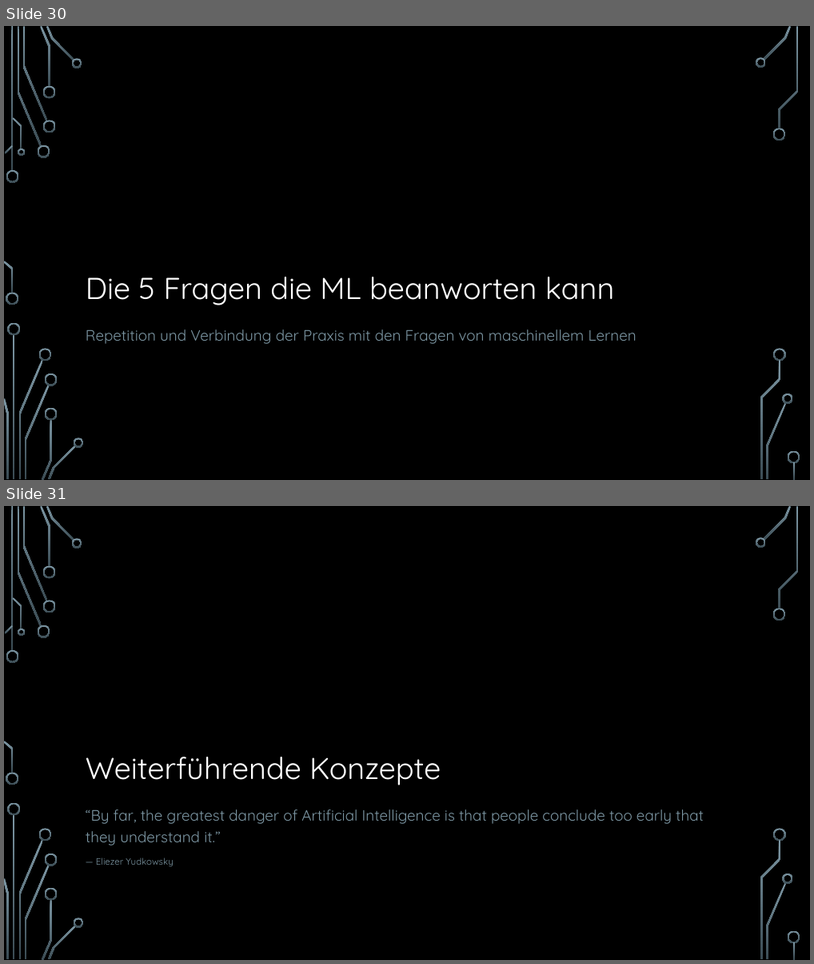
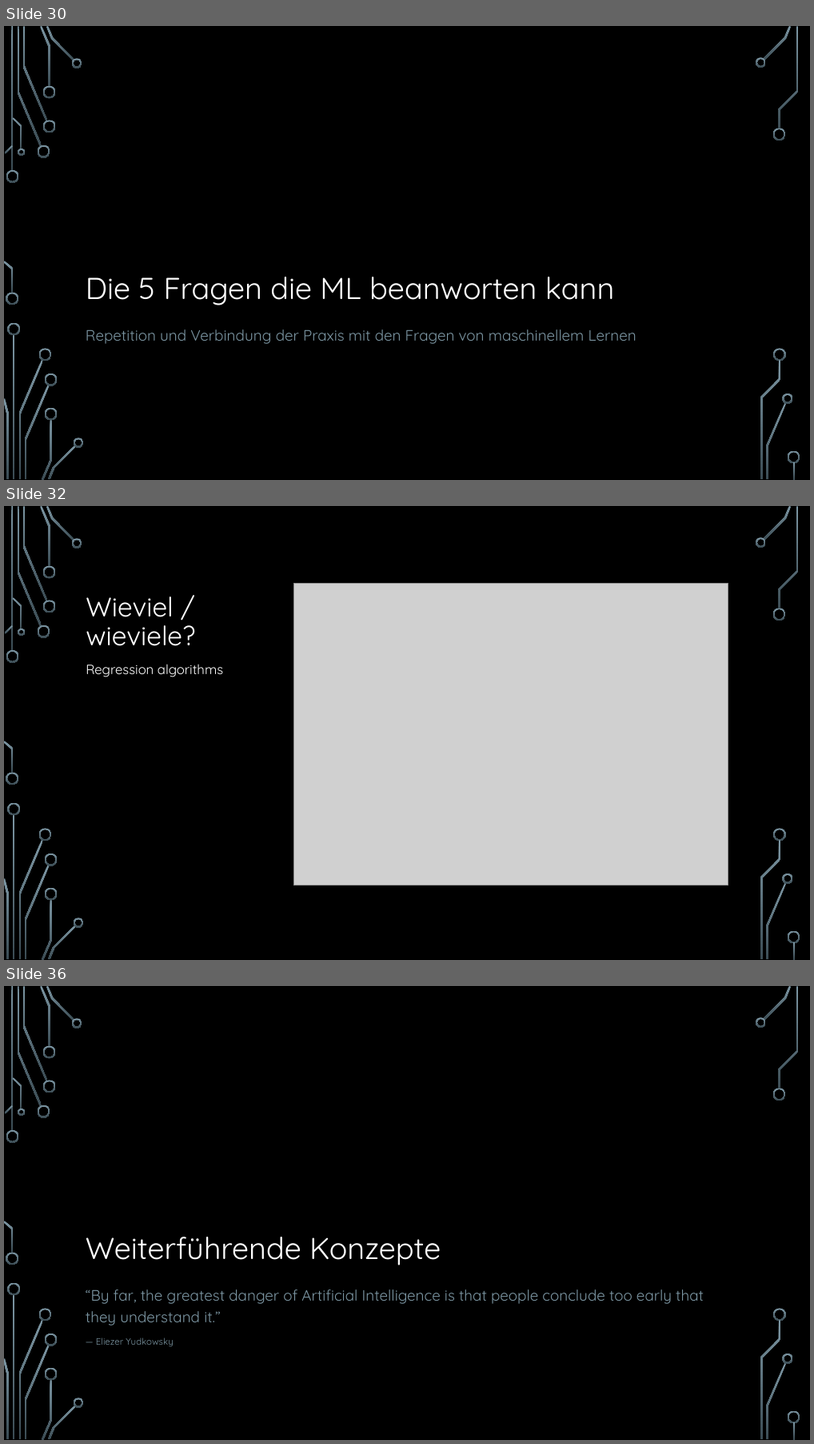
Before and after one commit to hacpro/introduction-machine-learning, a slide deck: presentation.pptx. Shown one above the other, each under a label of ours: slides 30 and 31 before the commit, slides 30, 32 and 36 after it; the slides between them are not shown. The pictures are 814x964 and 814x1444 pixels, drawn with LibreOffice and Linux fonts; fonts in the diff are those of the drawing; grey boxes stand for pictures; background and template pictures are left out. Boxes give left, top, right and bottom in pixels: in the first picture for what was removed or moved away, otherwise in the second. Text is boxed around its words. In the diff, an @@ line names an element or a change of style, - is before the commit and + after.

```diff
--- a/presentation.pptx
+++ b/presentation.pptx
@@ slide 32 added at <box>4,506,810,960</box>, background picture (left out); not listed: 36 template elements that a slide beside it also shows @@
@@ title added at <box>86,596,195,646</box>, 32 pt, text #FFFFFF @@
+Wieviel /
+wieviele?
@@ picture added at <box>294,583,728,884</box> @@
@@ text added at <box>86,664,223,677</box>, 16 pt, text #FFFFFF @@
+Regression algorithms
@@ what was slide 31 is now slide 36 @@
```
Also in this commit, not shown: 2 slides changed, 4 other slides added, 1 slide removed, 1 other file.
